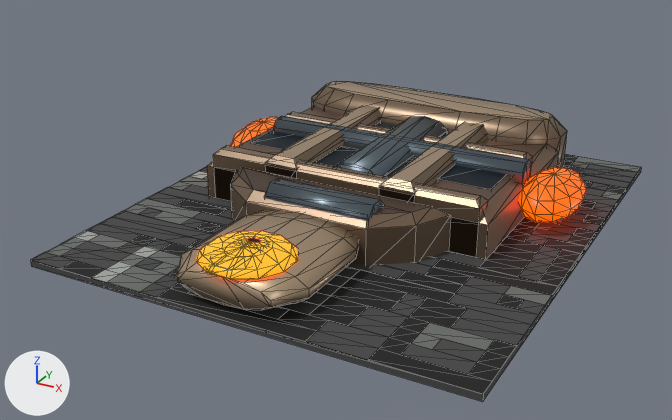
Before and after pictures for a commit that changed the glTF model public/models/enemies/newshd-275.glb.
One viewpoint serves both versions: a 50 mm lens placed at (1.8, -3.61, 1.79), pointed at (-0.08, -0.18, 0.07). Every picture has the same lights, and +X, +Y and +Z are marked at lower left. The first picture is the older version. Mesh edges are drawn as thin lines. Vertices at exactly the same position are counted once.

Names of what the first picture shows: 'newshd-275', 'newshd-275-muzzle-277', 'newshd-275-muzzle-279' and 1 more.
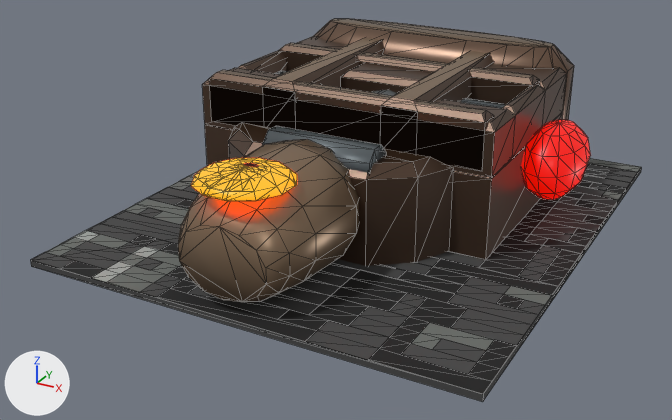
Edits to the bpy script that builds the scene:
```text
Add mat_pal_165_newshd_275_13:
    mat_pal_165_newshd_275_13 = principled_material('pal_165_newshd-275_13')
    mat_pal_165_newshd_275_13.base_color = (0.0742, 0.0395, 0.0212)  # brown #4d3828
    mat_pal_165_newshd_275_13.metallic = 0.6
    mat_pal_165_newshd_275_13.roughness = 0.35
Add mat_pal_101_newshd_275_4:
    mat_pal_101_newshd_275_4 = principled_material('pal_101_newshd-275_4')
    mat_pal_101_newshd_275_4.base_color = (0.0176, 0.0296, 0.0452)  # dark blue #24303c
    mat_pal_101_newshd_275_4.metallic = 0.5
Change me_newshd_275:
    remove me_newshd_275.from_pydata(...)  # 694 vertices, 1124 faces; spans x -1.0..1.0, y -1.17..1.17, z 0.0..0.34
    add me_newshd_275.from_pydata(...)  # 764 vertices, 1284 faces; spans x -1.0..1.0, y -1.17..1.17, z 0.0..0.7
    me_newshd_275 part 1: the loose piece of 12 vertices spanning x -0.42..-0.25, y -0.25..0.75, z 0.0..0.3 is scaled about its middle by (1, 1, 0.79), then moved by (0.0, 0.0, 0.39)
    me_newshd_275 part 2: the loose piece of 12 vertices spanning x 0.17..0.33, y -0.25..0.75, z 0.0..0.3 is scaled about its middle by (1, 1, 0.79), then moved by (0.0, 0.0, 0.39)
    me_newshd_275 part 3: the loose piece of 12 vertices spanning x -0.71..0.62, y 0.35..0.45, z 0.0..0.28 is scaled about its middle by (1, 1, 0.814), then moved by (0.0, 0.0, 0.39)
    me_newshd_275 part 4: the loose piece of 12 vertices spanning x -0.71..0.62, y -0.25..-0.15, z 0.0..0.28 is scaled about its middle by (1, 1, 0.814), then moved by (0.0, 0.0, 0.39)
    me_newshd_275 part 5: the loose piece of 16 vertices spanning x -0.66..0.66, y 0.2..0.32, z 0.18..0.3 is moved by (0.0, 0.0, 0.24), in mat_pal_106_newshd_275_3 (grey #6d7579)
    me_newshd_275 part 6: a new loose piece, a 10-sided cylinder along y spanning x -0.13..0.13, y -0.17..0.61, z 0.38..0.56, in mat_pal_106_newshd_275_3 (grey #6d7579)
    me_newshd_275 part 7: the loose piece of 16 vertices spanning x -0.25..0.25, y -0.52..-0.36, z 0.12..0.28 is moved by (0.0, 0.0, 0.24), in mat_pal_106_newshd_275_3 (grey #6d7579)
    me_newshd_275 part 8: a new loose piece, a UV sphere (12 segments, 6 rings, poles along z) spanning x 0.63..0.92, y 0.03..0.55, z 0.15..0.49, in mat_pal_116_newshd_275_lamp (red #860400, glowing red #dc0c00)
    me_newshd_275 part 9: the loose piece of 56 vertices spanning x -0.33..0.25, y -1.13..-0.5, z 0.03..0.21 is rebuilt with 70 vertices and now spans x -0.33..0.25, y -1.13..-0.5, z 0.0..0.54, in mat_pal_169_newshd_275_10 (brown #927961)
    me_newshd_275 part 10: a new loose piece of 88 vertices spanning x -0.75..0.67, y -0.25..0.75, z 0.4..0.62, in mat_pal_166_newshd_275_12 (brown #594538)
    me_newshd_275 part 11: 7 loose pieces with 176 vertices, spanning x -0.92..0.92, y -0.17..0.67, z 0.05..0.31, are deleted
    me_newshd_275 part 12: 61 vertices moved from x -0.75..0.67, y -0.54..1.17, z 0.16..0.34 to x -0.75..0.67, y -0.54..1.17, z 0.21..0.7; 7 vertices removed from x -0.75..0.67, y -0.25..0.87, z 0.19..0.26; 7 vertices added at x -0.75..0.67, y -0.25..0.87, z 0.4..0.6
    me_newshd_275 part 13: 74 faces spanning x -0.75..0.67, y 0.61..1.01, z 0.0..0.7 switch from mat_pal_168_newshd_275_0 (brown #7d6955) to mat_pal_167_newshd_275_9 (brown #6d5545)
    me_newshd_275 part 14: 30 faces spanning x -0.75..0.67, y -0.54..0.73, z 0.0..0.46 switch from mat_pal_168_newshd_275_0 (brown #7d6955) to mat_pal_166_newshd_275_12 (brown #594538)
    me_newshd_275 part 15: 18 faces spanning x -0.65..0.57, y 0.71..0.91, z 0.7 switch from mat_pal_171_newshd_275_1 (beige #b69e82) to mat_pal_168_newshd_275_0 (brown #7d6955)
    me_newshd_275 part 16: 2 faces spanning x -0.73..0.64, y -0.22..0.73, z 0.42 switch from mat_pal_167_newshd_275_9 (brown #6d5545) to mat_pal_101_newshd_275_4 (dark blue #24303c)
    me_newshd_275 part 17: 4 faces spanning x -0.5..0.42, y -0.49..-0.3, z 0.46 switch from mat_pal_166_newshd_275_12 (brown #594538) to mat_pal_165_newshd_275_13 (brown #4d3828)
    other edits to the shape of me_newshd_275 do not show in these pictures
    remove me_newshd_275.materials.append(mat_pal_105_newshd_275_3)  # greyish blue #59656d
    remove me_newshd_275.materials.append(mat_pal_99_newshd_275_4)  # black #0c1c28
    remove me_newshd_275.materials.append(mat_pal_120_newshd_275_lamp)  # orange #df3c00, glowing orange #ff4600
    add me_newshd_275.materials.append(mat_pal_106_newshd_275_3)  # grey #6d7579
    add me_newshd_275.materials.append(mat_pal_102_newshd_275_9)  # dark blue #303c45
    add me_newshd_275.materials.append(mat_pal_116_newshd_275_lamp)  # red #860400, glowing red #dc0c00
```

Boxes (x1, y1, x2, y2) around the edits, measured in the pictures (672 x 420 px; the box of a moved part takes in the faces that stretch with it):
'newshd-275', reshaped (20% taller)
    before: (30, 81, 641, 402)
    after: (30, 18, 641, 402)
part 1 of me_newshd_275, moved or reshaped
    before: (265, 105, 381, 178)
    after: (263, 37, 385, 128)
part 2 of me_newshd_275, moved or reshaped
    before: (379, 122, 487, 203)
    after: (380, 51, 494, 154)
part 3 of me_newshd_275, moved or reshaped
    before: (286, 112, 533, 162)
    after: (279, 43, 540, 104)
part 4 of me_newshd_275, moved or reshaped
    before: (214, 146, 488, 257)
    after: (209, 70, 494, 171)
part 5 of me_newshd_275, moved or reshaped (mostly hidden afterwards)
    before: (273, 116, 531, 185)
    after: (275, 70, 506, 108)
part 6 of me_newshd_275, added (mostly hidden)
    after: (371, 90, 397, 96)
part 7 of me_newshd_275, moved or reshaped
    before: (264, 178, 384, 222)
    after: (263, 126, 386, 174)
part 8 of me_newshd_275, added (red)
    after: (521, 120, 591, 200)
part 9 of me_newshd_275, rebuilt (62% taller)
    before: (177, 210, 358, 310)
    after: (178, 139, 359, 302)
part 10 of me_newshd_275, added (brown)
    after: (202, 36, 567, 177)
part 11 of me_newshd_275, deleted
    before: (231, 116, 586, 222)
part 12 of me_newshd_275, moved or reshaped
    before: (207, 85, 567, 259)
    after: (205, 21, 574, 259)
part 13 of me_newshd_275, recoloured
    before: (324, 90, 549, 144)
    after: (328, 23, 554, 68)
part 14 of me_newshd_275, recoloured
    before: (230, 146, 545, 266)
    after: (228, 123, 493, 266)
part 15 of me_newshd_275, recoloured
    before: (326, 81, 553, 120)
    after: (330, 18, 554, 47)
part 16 of me_newshd_275, recoloured
    before: (236, 106, 546, 201)
part 17 of me_newshd_275, recoloured
    before: (239, 167, 432, 215)
    after: (239, 123, 428, 163)
